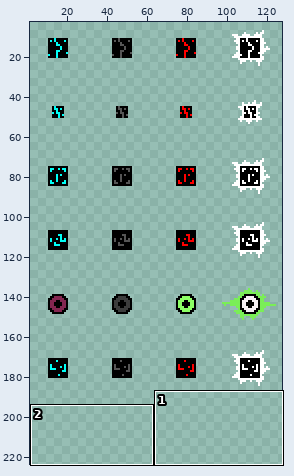
Sprite sheet -- game/assets/sdCube.png. The first picture is a wide view before the edit; the outline marks the close-up.
Close-up. Before the edit:
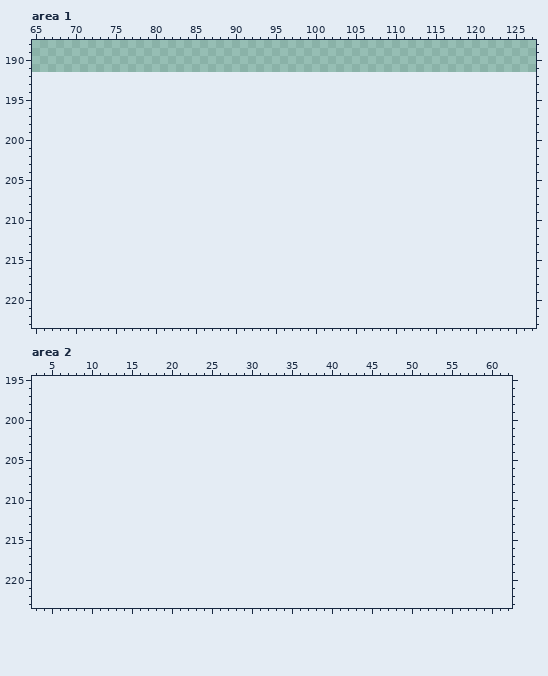
The file is 128x192 pixels. Shown: area 1: x 65..127, y 188..223; area 2: x 3..62, y 195..223. The old version is drawn lined up with the new one, on the new canvas. The wide view leaves out empty margins.
Once edited:
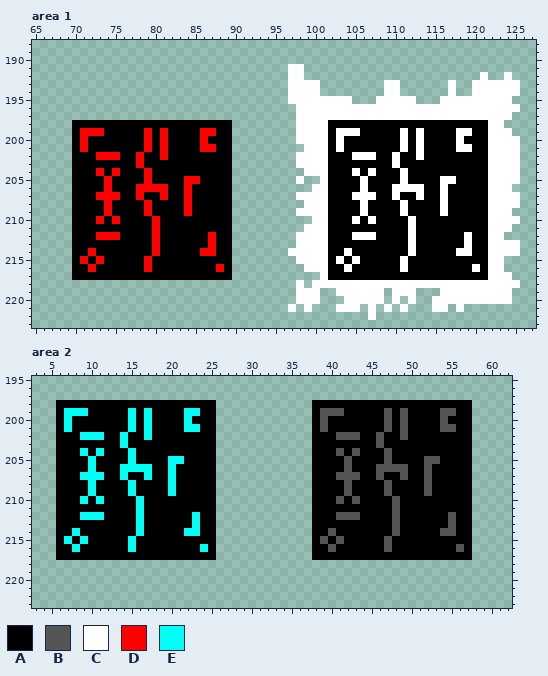
Palette (. is transparent): A #000000  B #555555  C #ffffff  D #ff0000  E #00fff6
Commit message: Cube boss (#201) * Update sdLost.js
The edit:
canvas 128x192 -> 128x224
Changed rows in their new state; - is an unchanged pixel.
Area 1:
first column x 70:
191 ---------------------------CC---------------------------
192 ---------------------------CC----------------------C--C-
193 ---------------------------CCCC--------CC------C--CCCCCC
194 ---------------------------CCCC--------CC------C--CCCCCC
195 ---------------------------CCCCCCCC---CCCCC---CCCCCCCCC-
196 ----------------------------CCCCCCCCCCCCCCCCCCCCCCCCCCCC
197 ----------------------------CCCCCCCCCCCCCCCCCCCCCCCCCCC-
198 AAAAAAAAAAAAAAAAAAAA--------CCCCAAAAAAAAAAAAAAAAAAAACC--
199 ADDDAAAAADADAAAADDAA--------CCCCACCCAAAAACACAAAACCAACCC-
200 ADAAAAAAADADAAAADAAA--------CCCCACAAAAAAACACAAAACAAACCCC
201 ADAAAAAAADADAAAADDAA---------CCCACAAAAAAACACAAAACCAACCCC
202 AAADDDAADAADAAAAAAAA--------CCCCAAACCCAACAACAAAAAAAACCCC
203 AAAAAAAADAAAAAAAAAAA--------CCCCAAAAAAAACAAAAAAAAAAACCCC
204 AAADADAAADAAAAAAAAAA---------CCCAAACACAAACAAAAAAAAAACCCC
205 AAAADAAAADAAAADDAAAA--------C--CAAAACAAAACAAAACCAAAACCCC
206 AAAADAAADDDDAADAAAAA----------CCAAAACAAACCCCAACAAAAACCC-
207 AAADDDAADAADAADAAAAA--------CCCCAAACCCAACAACAACAAAAACCCC
208 AAAADAAAADAAAADAAAAA---------CCCAAAACAAAACAAAACAAAAACCCC
209 AAAADAAAADAAAADAAAAA--------CCCCAAAACAAAACAAAACAAAAACCC-
210 AAADADAAAADAAAAAAAAA----------CCAAACACAAAACAAAAAAAAACCCC
211 AAAAAAAAAADAAAAAAAAA---------CCCAAAAAAAAAACAAAAAAAAACCC-
212 AAADDDAAAADAAAAAADAA--------CCCCAAACCCAAAACAAAAAACAACC--
213 AAAAAAAAAADAAAAAADAA--------CCCCAAAAAAAAAACAAAAAACAACCCC
214 AADAAAAAAADAAAAADDAA-------CCCCCAACAAAAAAACAAAAACCAACCCC
215 ADADAAAAADAAAAAAAAAA--------CCCCACACAAAAACAAAAAAAAAACC--
216 AADAAAAAADAAAAAAAADA---------CCCAACAAAAAACAAAAAAAACACC--
217 AAAAAAAAAAAAAAAAAAAA-----------CAAAAAAAAAAAAAAAAAAAACCC-
218 ----------------------------C-CCCCCCCCCCCCCCCCCCCCCCCCCC
219 ----------------------------CCC--CCCCCC-CCC---CCCCCCCCC-
220 ----------------------------CCC---CCCCC-C-C--CCCCCCCCCC-
221 ---------------------------C-C---CCC-C-C-C---CC-C-------
222 -------------------------------------C------------------
Area 2:
first column x 6:
198 AAAAAAAAAAAAAAAAAAAA------------AAAAAAAAAAAAAAAAAAAA
199 AEEEAAAAAEAEAAAAEEAA------------ABBBAAAAABABAAAABBAA
200 AEAAAAAAAEAEAAAAEAAA------------ABAAAAAAABABAAAABAAA
201 AEAAAAAAAEAEAAAAEEAA------------ABAAAAAAABABAAAABBAA
202 AAAEEEAAEAAEAAAAAAAA------------AAABBBAABAABAAAAAAAA
203 AAAAAAAAEAAAAAAAAAAA------------AAAAAAAABAAAAAAAAAAA
204 AAAEAEAAAEAAAAAAAAAA------------AAABABAAABAAAAAAAAAA
205 AAAAEAAAAEAAAAEEAAAA------------AAAABAAAABAAAABBAAAA
206 AAAAEAAAEEEEAAEAAAAA------------AAAABAAABBBBAABAAAAA
207 AAAEEEAAEAAEAAEAAAAA------------AAABBBAABAABAABAAAAA
208 AAAAEAAAAEAAAAEAAAAA------------AAAABAAAABAAAABAAAAA
209 AAAAEAAAAEAAAAEAAAAA------------AAAABAAAABAAAABAAAAA
210 AAAEAEAAAAEAAAAAAAAA------------AAABABAAAABAAAAAAAAA
211 AAAAAAAAAAEAAAAAAAAA------------AAAAAAAAAABAAAAAAAAA
212 AAAEEEAAAAEAAAAAAEAA------------AAABBBAAAABAAAAAABAA
213 AAAAAAAAAAEAAAAAAEAA------------AAAAAAAAAABAAAAAABAA
214 AAEAAAAAAAEAAAAAEEAA------------AABAAAAAAABAAAAABBAA
215 AEAEAAAAAEAAAAAAAAAA------------ABABAAAAABAAAAAAAAAA
216 AAEAAAAAAEAAAAAAAAEA------------AABAAAAAABAAAAAAAABA
217 AAAAAAAAAAAAAAAAAAAA------------AAAAAAAAAAAAAAAAAAAA
